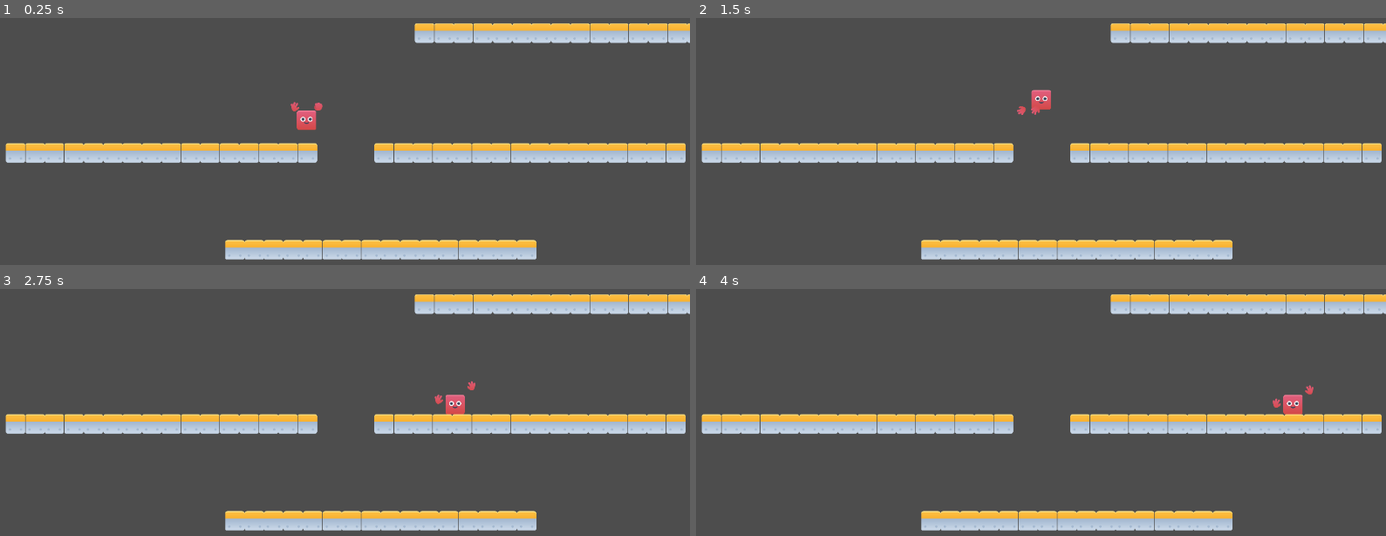
Above: before the commit, frames 1-4 (two rows, left to right).
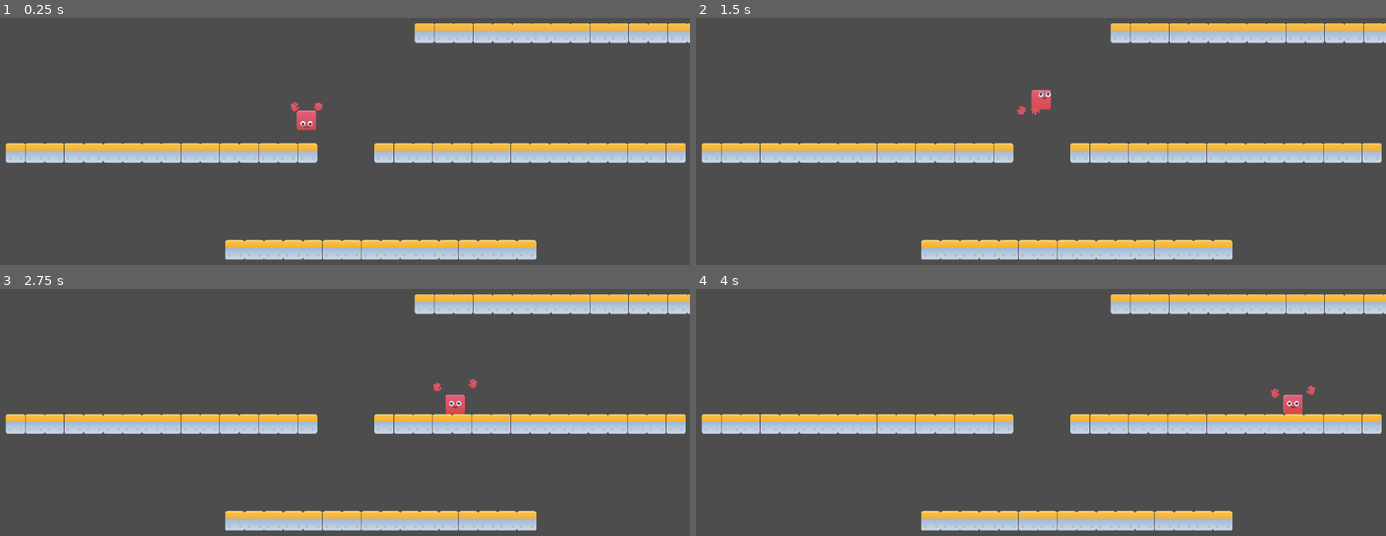
Above: after the commit, the same moments.

Repository: dangjase/kenney-jam-2025
Game: Godot game, scene res://Scenes/proto_level.tscn
Same seed, same stepped clock (60 frames per second), same inputs: the game is played once before the commit and once after it.
Inputs:
- Up to frame 1 (0.25 s): no input
- Up to frame 2 (1.5 s): hold Space (jump) 0.53-1.28 s; hold D (move_right) from 0.53 s (still down); tap Enter at 1.25 s; tap Space (jump) at 1.35 s
- Up to frame 3 (2.75 s): tap Space (jump) at 1.52, 1.82 s; release D (move_right) at 2.03 s; hold A (move_left) from 2.03 s (still down); hold Space (jump) from 2.03 s (still down)
- Up to frame 4 (4 s): release A (move_left) at 2.78 s; release Space (jump) at 2.78 s; hold D (move_right) from 2.78 s (still down); tap Space (jump) at 2.85, 3.02, 3.32 s; hold Space (jump) from 3.53 s (still down)

The runs differ from the first frame. In frame 1, less than 0.1% of the frame differs, in the area x 43-46%, y 39-45%; in frame 2, less than 0.1%; in frame 3, 0.1%, in the area x 62-70%, y 36-47%; in frame 4, 0.1%.

Commit message:
add faces animation moving

Diff:
--- a/powerjump/Scripts/player.gd
+++ b/powerjump/Scripts/player.gd
@@ -11,6 +11,8 @@
 # Animation constants
 const HAND_WAVE_SPEED: float = 5.0
 const HAND_WAVE_AMPLITUDE: float = 30.0
+const HAND_WAVE_CHARGE_SPEED: float = 30.0
+const HAND_WAVE_CHARGE_AMPLITUDE: float = 10.0
 const HAND_OFFSET_X: float = 75.0  # Base horizontal distance from body
 const HAND_AIR_OFFSET_X: float = 50.0
 const HAND_BASE_Y: float = 10.0     # Base vertical position relative to body
@@ -133,6 +135,9 @@
 			handLeftSprite.play('closed')
 			handRightSprite.rotation_degrees = HAND_ROTATION_UP
 			handLeftSprite.rotation_degrees = HAND_ROTATION_UP
+			faceSprite.play('face_a')
+			faceSprite.position.y = 0
+			faceSprite.position.x = 0
 		states.CHARGING:
 			handRightSprite.play('open')
 			handLeftSprite.play('open')
@@ -161,8 +166,8 @@
 
 		states.CHARGING:
 			var charge_progress = jump_hold_time / MAX_JUMP_HOLD_TIME
-			var wave  = sin(animation_time * HAND_WAVE_SPEED) * HAND_WAVE_AMPLITUDE
-			var height = -100 * charge_progress
+			var wave  = sin(animation_time * HAND_WAVE_CHARGE_SPEED) * HAND_WAVE_CHARGE_AMPLITUDE
+			var height = -160 * charge_progress
 			_set_hand_pose(
 				Vector2(-HAND_OFFSET_X + wave * 0.3, height + wave),
 				Vector2( HAND_OFFSET_X - wave * 0.3, height - wave),
@@ -179,6 +184,7 @@
 
 		states.AIRBORNE:
 			_update_airborne_hands()
+			_update_airborne_face()
 
 
 # Helper functions for animation
@@ -188,6 +194,32 @@
 	handRightSprite.position = right_pos
 	handLeftSprite.rotation_degrees  = desired_rotation
 	handRightSprite.rotation_degrees = desired_rotation
+
+func _update_airborne_face() -> void:
+	# Target positions based on velocity
+	var target_y = 0
+	var target_x = 0
+
+	if velocity.y < 0:
+		faceSprite.play('face_a_up')
+		target_y = -20
+	elif velocity.y > 0:
+		faceSprite.play('face_a_down')
+		target_y = 20
+	else:
+		faceSprite.play('face_a')
+		target_y = 0
+
+	if velocity.x < 0:
+		target_x = -15
+	elif velocity.x > 0:
+		target_x = 15
+	else:
+		target_x = 0
+
+	# Smooth interpolation (adjust the 0.15 value to control speed)
+	faceSprite.position.y = lerp(float(faceSprite.position.y), float(target_y), 0.15)
+	faceSprite.position.x = lerp(float(faceSprite.position.x), float(target_x), 0.15)
 
 func _update_airborne_hands() -> void:
 	var wave_speed = 24.0 if direction_input != 0 else 12.0
@@ -214,7 +246,7 @@
 	_set_hand_pose(
 		Vector2(-base_spread + air_wave + movement_offset, HAND_BASE_Y - velocity_influence),
 		Vector2( base_spread - air_wave + movement_offset, HAND_BASE_Y - velocity_influence),
-		base_rotation
+					base_rotation
 	)
 
 func _compute_base_rotation(vel_y: float, dir: float) -> float:
